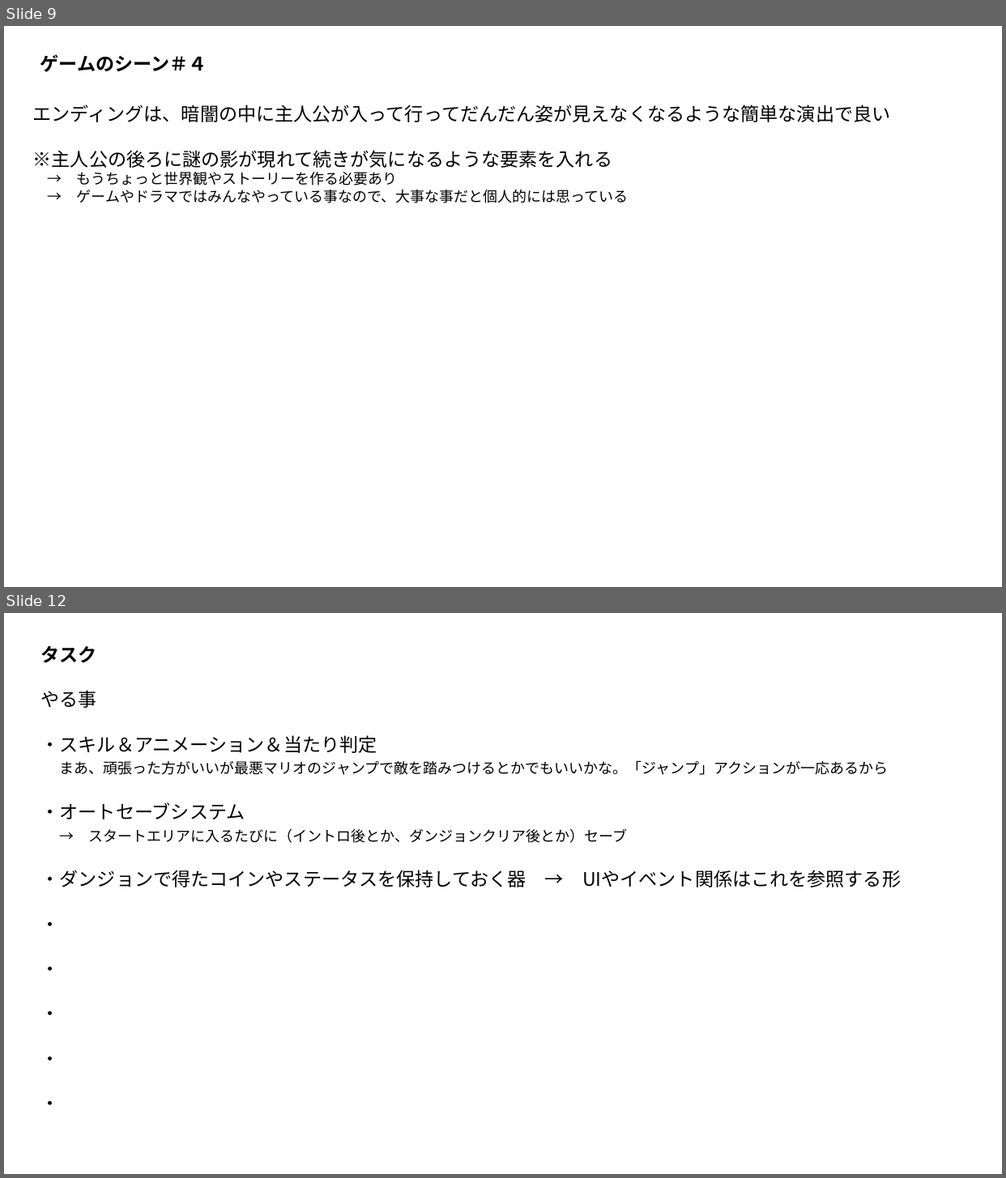
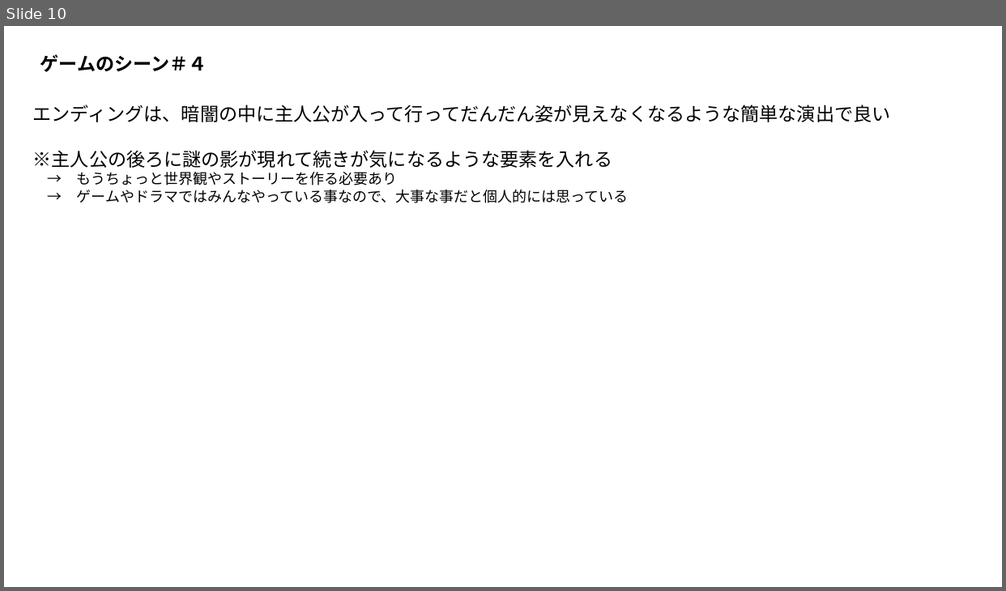
Before and after one commit to Wonchul-Jung88/Indie_Game_Challenge, a slide deck: Indie Game Challenge/Assets/Document/開発資料.pptx. Shown one above the other, each under a label of ours: slides 9 and 12 before the commit, slide 10 after it; the slides between them are not shown. The pictures are 1006x1178 and 1006x591 pixels, drawn with LibreOffice and Linux fonts; fonts in the diff are those of the drawing. Boxes give left, top, right and bottom in pixels: in the first picture for what was removed or moved away, otherwise in the second. Text is boxed around its words. In the diff, an @@ line names an element or a change of style, - is before the commit and + after.

```diff
--- a/Indie Game Challenge/Assets/Document/開発資料.pptx
+++ b/Indie Game Challenge/Assets/Document/開発資料.pptx
@@ slide 12 removed at (4,613,1002,1174), background #FFFFFF @@
@@ text removed at (41,646,889,1105) @@
-タスク
-やる事
-・スキル＆アニメーション＆当たり判定
-まあ、頑張った方がいいが最悪マリオのジャンプで敵を踏みつけるとかでもいいかな。「ジャンプ」アクションが一応あるから
-・オートセーブシステム
-→ スタートエリアに入るたびに（イントロ後とか、ダンジョンクリア後とか）セーブ
-・ダンジョンで得たコインやステータスを保持しておく器 → UIやイベント関係はこれを参照する形
-・
-・
-・
-・
-・
@@ what was slide 9 is now slide 10 @@
```
Also in this commit, not shown: 1 slide added, 2 other slides removed, 4 other files.
